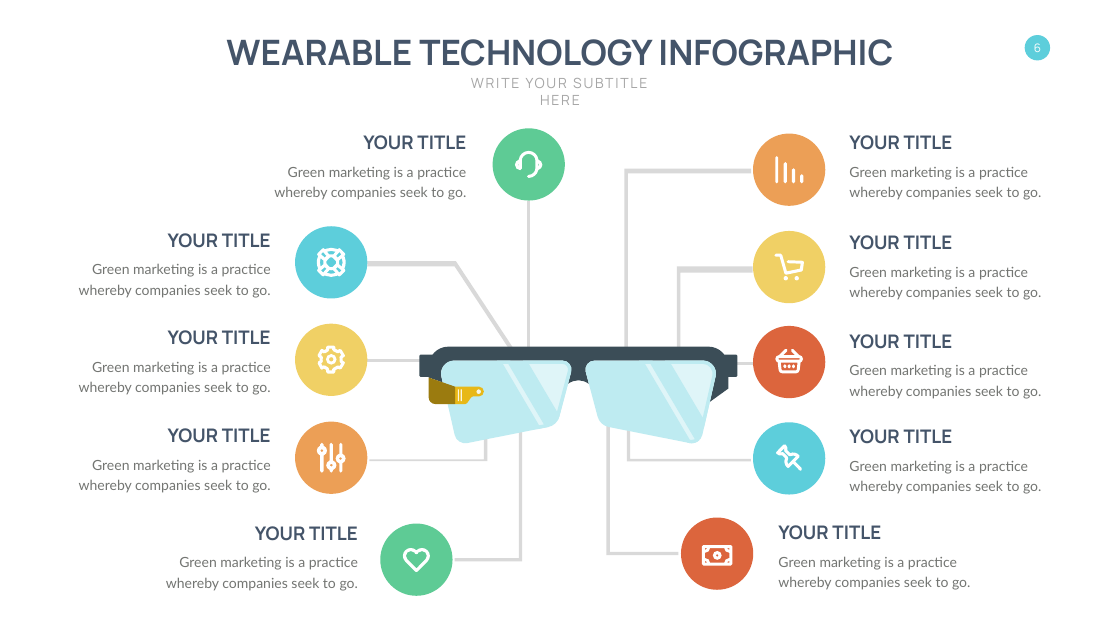
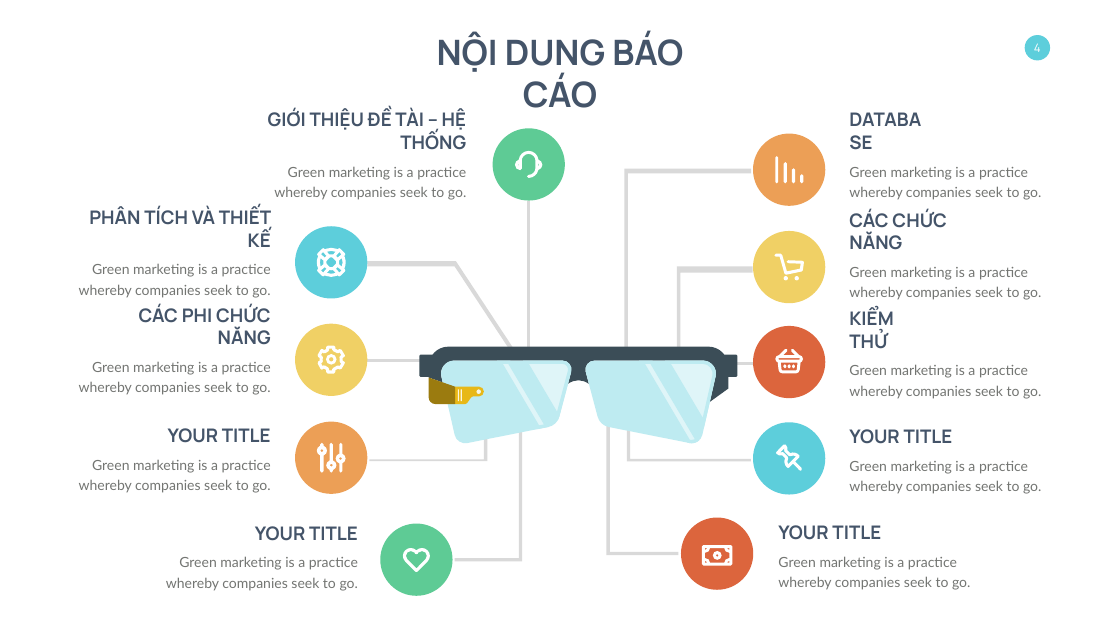
Before and after one commit to ManhSyNguyen/duan2021, a slide deck: slide 4 of Tai lieu/Technology Infographics Powerpoint Template.pptx (slide 6 before the commit). Drawn at 1120x630 pixels with LibreOffice and Linux fonts; fonts in the diff are those of the drawing. Boxes give left, top, right and bottom in pixels: in the first picture for what was removed or moved away, otherwise in the second. Text is boxed around its words. In the diff, an @@ line names an element or a change of style, - is before the commit and + after.

```diff
--- a/Tai lieu/Technology Infographics Powerpoint Template.pptx
+++ b/Tai lieu/Technology Infographics Powerpoint Template.pptx
@@ text at bbox=[437, 32, 683, 108]: text changed @@
-WEARABLE TECHNOLOGY INFOGRAPHIC
+NỘI DUNG BÁO CÁO
@@ page number at bbox=[1034, 43, 1041, 52]: text changed @@
-6
+4
@@ text at bbox=[268, 109, 466, 150]: text changed @@
-YOUR TITLE
+GIỚI THIỆU ĐỀ TÀI – HỆ THỐNG
@@ text removed at bbox=[540, 95, 580, 105] @@
-WRITE YOUR SUBTITLE HERE
@@ text at bbox=[849, 135, 953, 150]: text changed @@
-YOUR TITLE
+DATABASE
@@ text at bbox=[89, 207, 271, 247]: text changed @@
-YOUR TITLE
+PHÂN TÍCH VÀ THIẾT KẾ
@@ text at bbox=[849, 209, 946, 250]: text changed @@
-YOUR TITLE
+CÁC CHỨC NĂNG
@@ text at bbox=[139, 304, 271, 345]: text changed @@
-YOUR TITLE
+CÁC PHI CHỨC NĂNG
@@ text at bbox=[849, 308, 893, 349]: text changed @@
-YOUR TITLE
+KIỂM THỬ
```
Also in this commit, not shown: 2 other slides changed, 5 other files.
